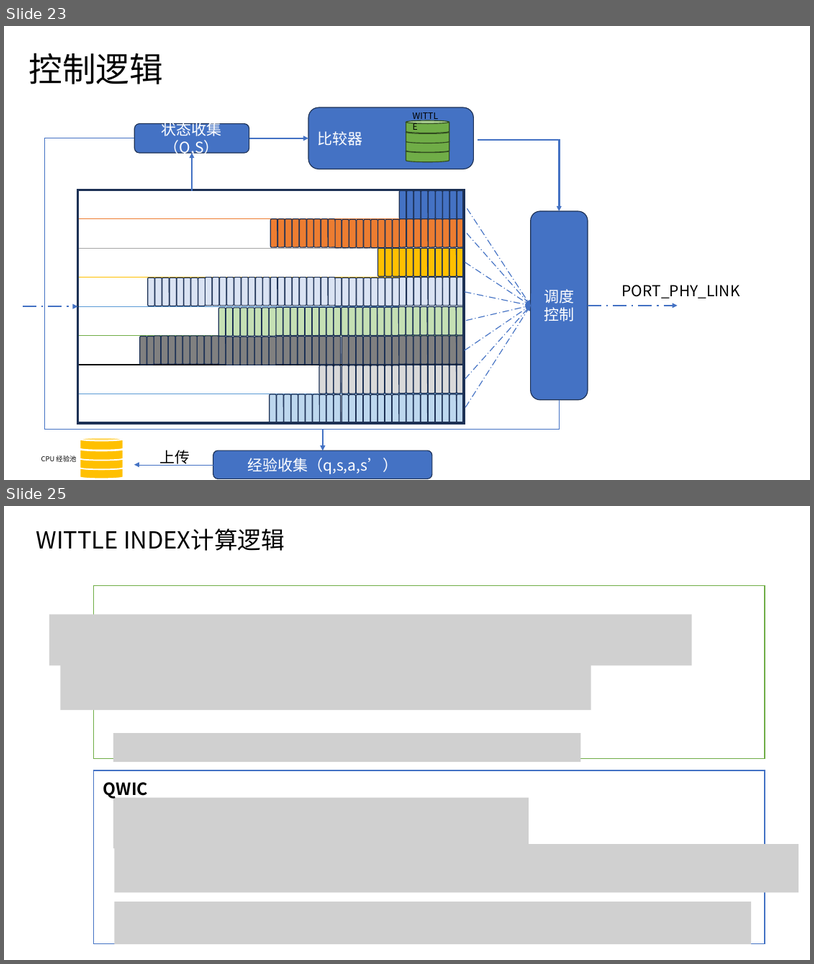
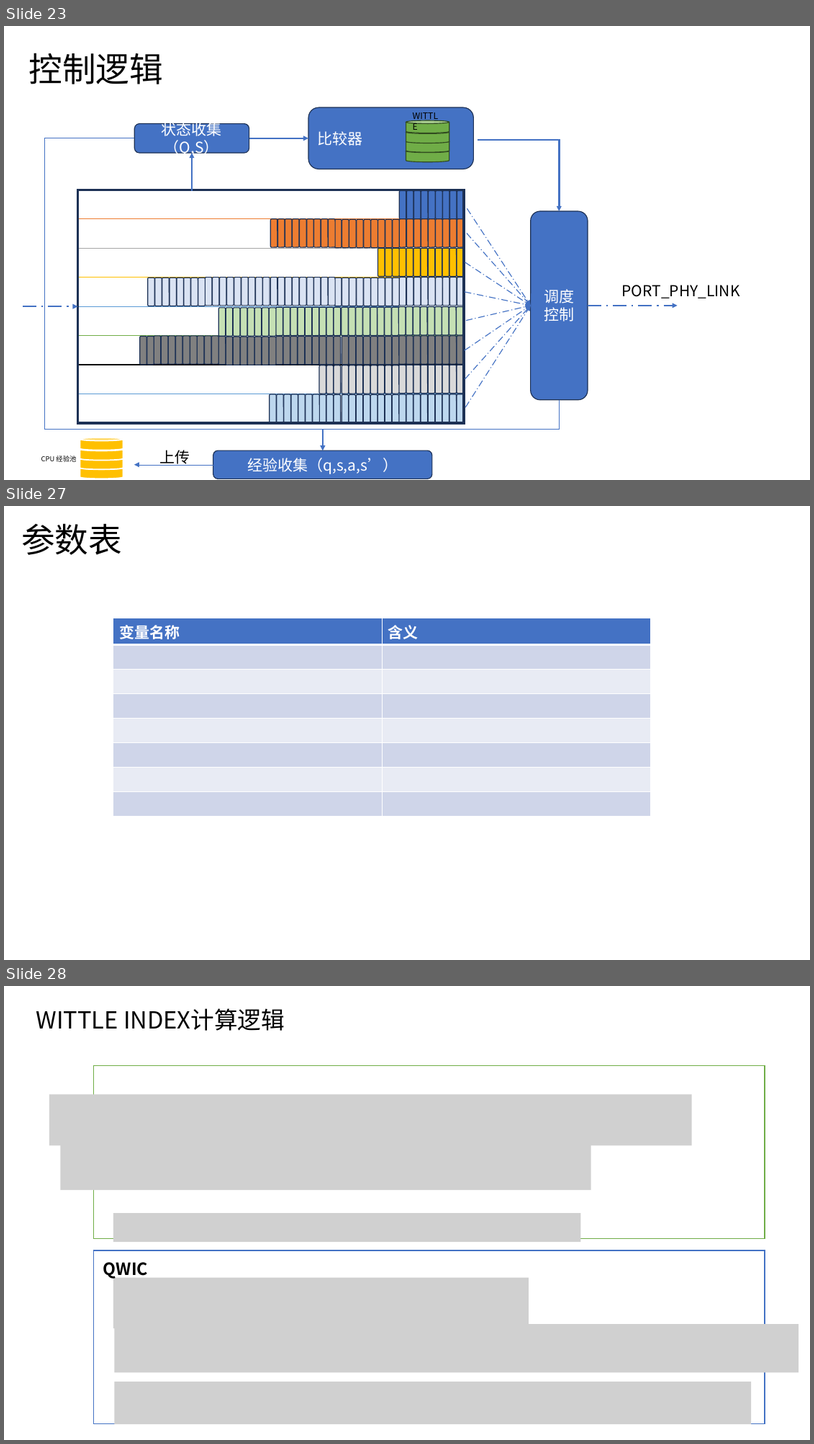
Before and after one commit to JinPeng-Zhang/RMAB, a slide deck: PPT/ECN-WI - 副本.pptx. Shown one above the other, each under a label of ours: slides 23 and 25 before the commit, slides 23, 27 and 28 after it; the slides between them are not shown. The pictures are 814x964 and 814x1444 pixels, drawn with LibreOffice and Linux fonts; fonts in the diff are those of the drawing; grey boxes stand for pictures. Boxes give left, top, right and bottom in pixels: in the first picture for what was removed or moved away, otherwise in the second. Text is boxed around its words. In the diff, an @@ line names an element or a change of style, - is before the commit and + after.

```diff
--- a/PPT/ECN-WI - 副本.pptx
+++ b/PPT/ECN-WI - 副本.pptx
@@ slide 27 added at (4, 506, 810, 960), background #FFFFFF @@
@@ text added at (21, 523, 122, 555), 40 pt, text #000000 @@
+参数表
@@ table added at (113, 618, 651, 816), 8 rows, 2 columns @@
+变量名称 | 含义
+ | 
+ | 
+ | 
+ | 
+ | 
+ | 
+ | 
@@ what was slide 25 is now slide 28 @@
```
Also in this commit, not shown: 5 slides changed, 3 other slides added, 1 slide removed, 8 other files.
